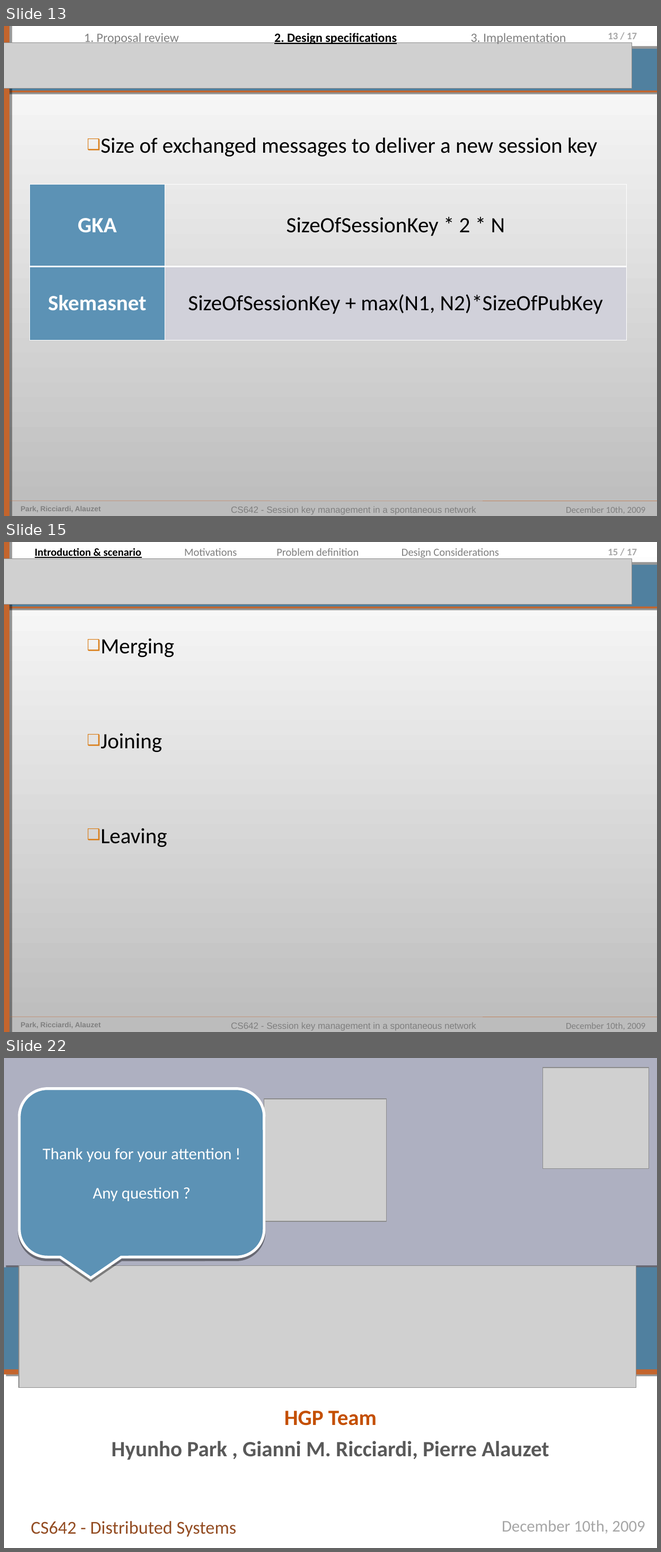
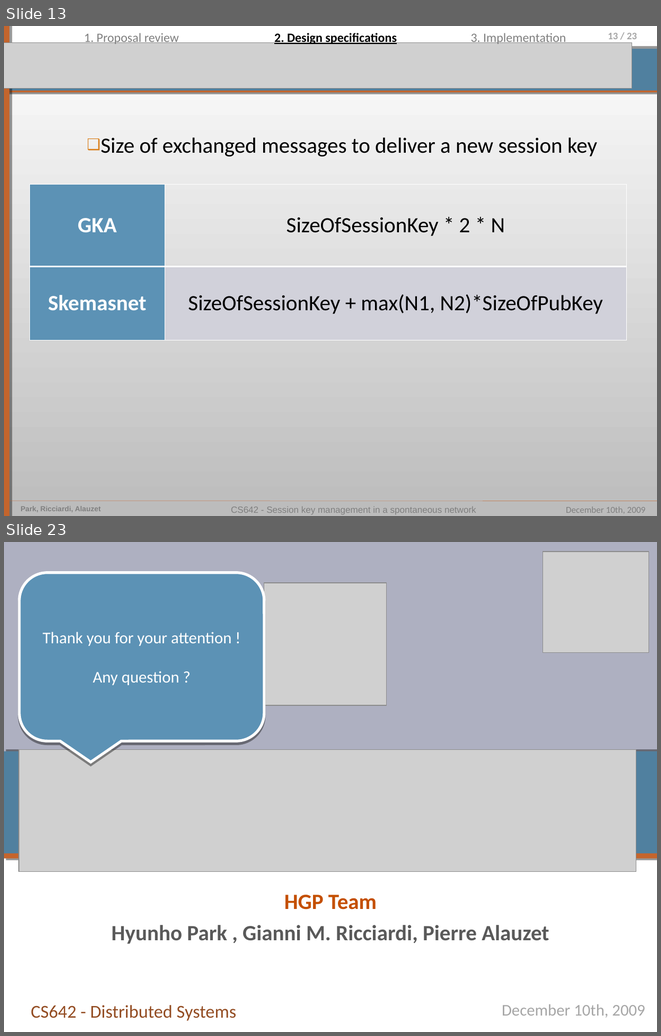
Before and after one commit to pierrealauzet/skemasnet, a slide deck: 4_implementation/CS642_Skemasnet_implementation.ppt. Shown one above the other, each under a label of ours: slides 13, 15 and 22 before the commit, slides 13 and 23 after it; the slides between them are not shown. The pictures are 661x1552 and 661x1036 pixels, drawn with LibreOffice and Linux fonts; fonts in the diff are those of the drawing; grey boxes stand for pictures. Boxes give left, top, right and bottom in pixels: in the first picture for what was removed or moved away, otherwise in the second. Text is boxed around its words. In the diff, an @@ line names an element or a change of style, - is before the commit and + after.

```diff
--- a/4_implementation/CS642_Skemasnet_implementation.ppt
+++ b/4_implementation/CS642_Skemasnet_implementation.ppt
@@ slide 15 removed at <box>4,542,657,1032</box>, background gradient #BCBCBC to #FFFFFF; not listed: 9 template elements that a slide beside it also shows @@
@@ text removed at <box>35,548,142,559</box> @@
-Introduction & scenario
@@ text removed at <box>184,548,237,559</box> @@
-Motivations
@@ text removed at <box>276,548,359,559</box> @@
-Problem definition
@@ text removed at <box>402,548,499,559</box> @@
-Design Considerations
@@ picture removed at <box>4,558,632,604</box> @@
@@ text removed at <box>100,638,174,847</box> @@
-❑ Merging
-❑ Joining
-❑ Leaving
@@ page number at <box>608,33,637,39</box>: text changed @@
-13 / 17
+13 / 23
@@ what was slide 22 is now slide 23 @@
```
Also in this commit, not shown: 5 slides changed, 8 slides added, 6 other slides removed, 1 other file.
